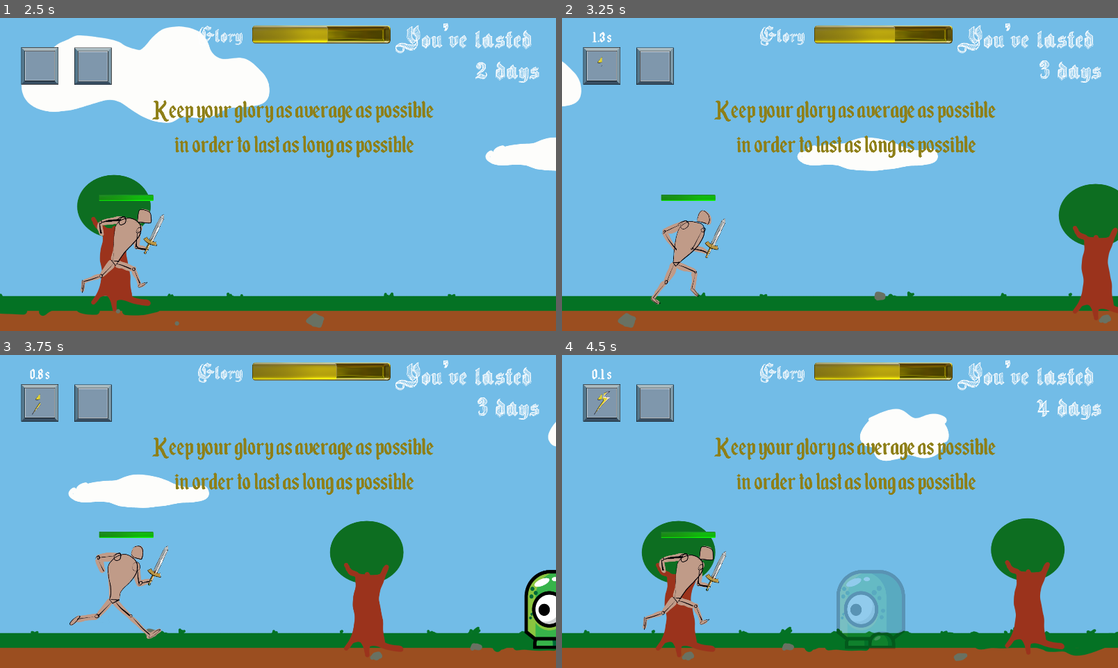
Above: before the commit, frames 1-4 (two rows, left to right).
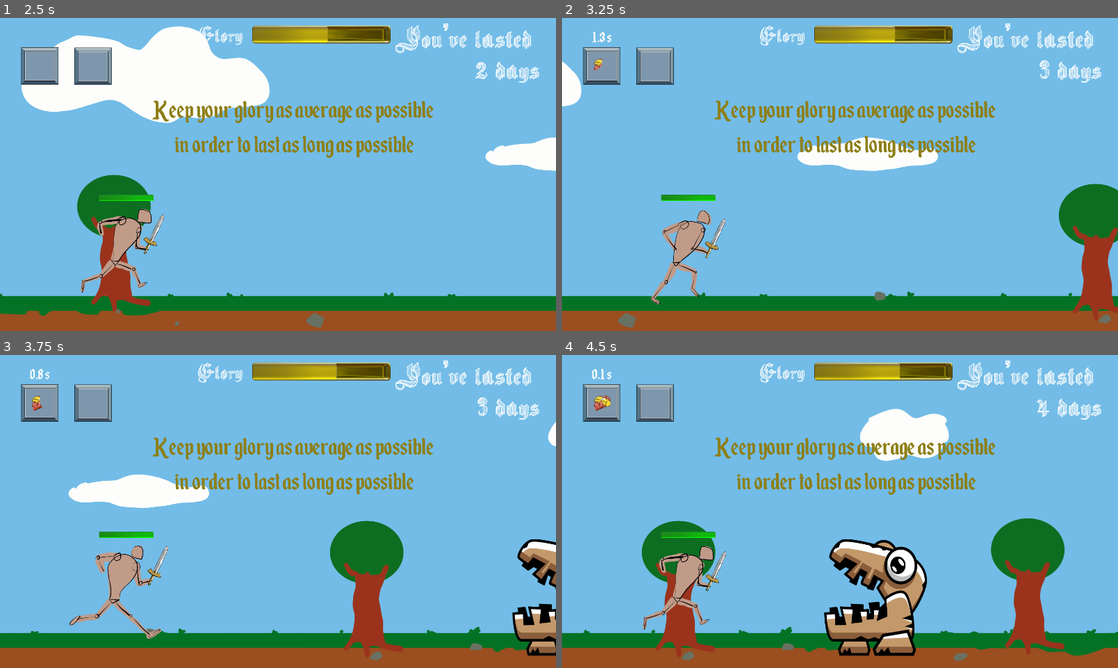
Above: after the commit, the same moments.

Repository: S-Blanco/GMTK_gamejam2023
Game: Godot game, scene res://Src/UI/StartGameScreen.tscn
The game is run twice, just before and just after one commit, with the same random seed, the same clock (stepped at 60 frames per second) and the same inputs.
Inputs:
- Up to frame 1 (2.5 s): click "Start New Game" at 0.5 s; tap Enter at 1.25, 2.1 s; hold Right (ui_right) 1.28-2.03 s; hold A (test) 1.28-2.03 s; tap Space at 1.52, 2.27 s; hold Left (ui_left) from 2.03 s (still down)
- Up to frame 2 (3.25 s): release Left (ui_left) at 2.78 s; hold Right (ui_right) from 2.78 s (still down); hold A (test) from 2.78 s (still down)
- Up to frame 3 (3.75 s): keep holding Right (ui_right); release A (test) at 3.53 s; tap Enter at 3.6 s
- Up to frame 4 (4.5 s): tap Space at 3.77 s; release Right (ui_right) at 4.28 s; hold Left (ui_left) from 4.28 s (still down); hold A (test) from 4.28 s (still down)

Frame 1 is identical in both runs. In frame 2, less than 0.1% of the frame differs, in the area x 5-8%, y 12-17%; in frame 3, 2.2%; in frame 4, 5.6%, in the area x 5-66%, y 11-97%.

Commit message:
Powers are their own node, rng is busted

Diff:
--- /dev/null
+++ b/Game/Src/Powers/LightningPower.gd
@@ -0,0 +1,7 @@
+extends "res://Src/Powers/Powers.gd"
+
+export var texture = preload("res://Assets/UI/LightningPwr.png")
+
+func lightning(closest_enemy):
+	if closest_enemy != null:
+		closest_enemy.die()
--- /dev/null
+++ b/Game/Src/Powers/LightningPower.tscn
@@ -0,0 +1,6 @@
+[gd_scene load_steps=2 format=2]
+
+[ext_resource path="res://Src/Powers/LightningPower.gd" type="Script" id=1]
+
+[node name="LightningPower" type="Node"]
+script = ExtResource( 1 )
--- /dev/null
+++ b/Game/Src/Powers/PotionPower.gd
@@ -0,0 +1,7 @@
+extends "res://Src/Powers/Powers.gd"
+
+export var texture = preload("res://Assets/UI/PotionPwr.png")
+
+func potion(characterStats):
+	var playerHealth = characterStats.get_health()
+	characterStats.set_health(playerHealth+10)
--- /dev/null
+++ b/Game/Src/Powers/PotionPower.tscn
@@ -0,0 +1,6 @@
+[gd_scene load_steps=2 format=2]
+
+[ext_resource path="res://Src/Powers/PotionPower.gd" type="Script" id=1]
+
+[node name="PotionPower" type="Node"]
+script = ExtResource( 1 )
--- /dev/null
+++ b/Game/Src/Powers/Powers.gd
@@ -0,0 +1,38 @@
+extends Node
+
+onready var lightning = $LightningPower
+onready var potion = $PotionPower
+onready var slippery = $SlipperyHandsPower
+
+var rng
+
+signal glory_increment(value)
+signal health_increase(value)
+
+func _ready() -> void:
+	randomize()
+	rng = RandomNumberGenerator.new()
+
+func call_pwr(slots,pwrList,toggle,otherArgs: Dictionary = {'stats':null,'enemy':null}):
+	if not toggle.isEmpty:
+		match slots:
+			pwrList.lightning:
+				lightning.lightning(otherArgs['enemy'])
+				toggle.change_to_empty_texture()
+			pwrList.potion:
+				potion.potion(otherArgs['stats'])
+				toggle.change_to_empty_texture()
+			pwrList.slippery_hands:
+				slippery.slippery_hands()
+				toggle.change_to_empty_texture()
+
+func fill_empty(toggles,slots) -> void:
+	var idx = rng.randi_range(0, 3)
+	if toggles[0].isEmpty:
+		toggles[0].filling(idx)
+		slots[0] = idx
+		return
+	elif not (toggles[0].isEmpty) and toggles[1].isEmpty:
+		toggles[1].filling(idx)
+		slots[1] = idx
+		return
--- /dev/null
+++ b/Game/Src/Powers/Powers.tscn
@@ -0,0 +1,15 @@
+[gd_scene load_steps=5 format=2]
+
+[ext_resource path="res://Src/Powers/LightningPower.tscn" type="PackedScene" id=1]
+[ext_resource path="res://Src/Powers/PotionPower.tscn" type="PackedScene" id=2]
+[ext_resource path="res://Src/Powers/SlipperyHandsPower.tscn" type="PackedScene" id=3]
+[ext_resource path="res://Src/Powers/Powers.gd" type="Script" id=4]
+
+[node name="Powers" type="Node"]
+script = ExtResource( 4 )
+
+[node name="LightningPower" parent="." instance=ExtResource( 1 )]
+
+[node name="PotionPower" parent="." instance=ExtResource( 2 )]
+
+[node name="SlipperyHandsPower" parent="." instance=ExtResource( 3 )]
--- /dev/null
+++ b/Game/Src/Powers/SlipperyHandsPower.gd
@@ -0,0 +1,6 @@
+extends "res://Src/Powers/Powers.gd"
+
+export var texture = preload("res://Assets/UI/SlipperyHandPwr.png")
+
+func slippery_hands():
+	emit_signal("glory_increment",-10)
--- /dev/null
+++ b/Game/Src/Powers/SlipperyHandsPower.tscn
@@ -0,0 +1,6 @@
+[gd_scene load_steps=2 format=2]
+
+[ext_resource path="res://Src/Powers/SlipperyHandsPower.gd" type="Script" id=1]
+
+[node name="SlipperyHandsPower" type="Node"]
+script = ExtResource( 1 )
--- a/Game/Src/TestEnemyMovement.gd
+++ b/Game/Src/TestEnemyMovement.gd
@@ -3,7 +3,6 @@
 signal hero_starts_fighting
 signal hero_runs_again # Cleme emits this signal when hero won fight
 signal hero_died # Cleme emits this signal when hero lost fight
-signal potion
 signal glory_increased(value)
 
 export(PackedScene) var enemyScn = preload("res://Src/Characters/Enemy.tscn")
@@ -34,9 +33,10 @@
 onready var charSprite = $Character/Sprite
 onready var toggle1 = $Power1Toggle
 onready var toggle2 = $Power2Toggle
+onready var toggles = [toggle1,toggle2]
 onready var stopScroll = 800
 onready var scrollDist = 0
-onready var timer = $Timer
+onready var powersNode = $Powers
 
 onready var enemies = [enemyScn,enemyScn2,enemyScn3,enemyScn4,enemyScn5,enemyScn6,enemyScn7,enemyScn8,enemyScn9,enemyScn10]
 
@@ -84,7 +84,7 @@
 	curr_pixel_speed = base_pixel_speed
 	curr_scroll_speed = base_scroll_speed
 	init_child_num = len(self.get_children())
-	fill_empty()
+	powersNode.fill_empty(toggles,power_slots)
 
 # Called every frame. 'delta' is the elapsed time since the previous frame.
 func _process(delta):
@@ -181,10 +181,10 @@
 	charPlayer.play()
 
 func _on_PlayerControls_power1():
-	call_pwr(power_slots[0],powers,power1_toggle)
+	powersNode.call_pwr(power_slots[0],powers,power1_toggle,{'enemy':closest_enemy,'stats':characterStats})
 
 func _on_PlayerControls_power2():
-	call_pwr(power_slots[1],powers,power2_toggle)
+	powersNode.call_pwr(power_slots[1],powers,power2_toggle,{'enemy':closest_enemy,'stats':characterStats})
 
 func spawn_player():
 	var newPlayer
@@ -195,42 +195,11 @@
 	tween.interpolate_property(newPlayer, "position:x",PLAYER_SPAWN_X,242,2,Tween.TRANS_CUBIC, Tween.EASE_IN)
 	tween.start()
 
-func lightning():
-	if closest_enemy != null:
-		closest_enemy.die()
-
-func slippery_hands():
-	emit_signal("glory_increased",-10)
-
-func potion():
-	emit_signal('potion')
-
-func call_pwr(slots,pwrList,toggle):
-	if not toggle.isEmpty:
-		match slots:
-			pwrList.lightning:
-				lightning()
-				toggle.change_to_empty_texture()
-			pwrList.potion:
-				potion()
-				toggle.change_to_empty_texture()
-			pwrList.slippery_hands:
-				slippery_hands()
-				toggle.change_to_empty_texture()
-
-func fill_empty() -> void:
-	var idx = rng.randi_range(0, 3)
-	if power1_toggle.isEmpty:
-		power1_toggle.filling(idx)
-		power_slots[0] = idx
-		return
-	elif not (power1_toggle.isEmpty) and power2_toggle.isEmpty:
-		power2_toggle.filling(idx)
-		power_slots[1] = idx
-		return
-
 func _on_Power1Toggle_done_filling():
-	fill_empty()
+	powersNode.fill_empty(toggles,power_slots)
 
 func _on_Power2Toggle_done_filling():
-	fill_empty()
+	powersNode.fill_empty(toggles,power_slots)
+
+func _on_Powers_glory_increment(value) -> void:
+	emit_signal("glory_increased",value)
--- a/Game/Src/TestEnemyMovement.tscn
+++ b/Game/Src/TestEnemyMovement.tscn
@@ -1,10 +1,11 @@
-[gd_scene load_steps=6 format=2]
+[gd_scene load_steps=7 format=2]
 
 [ext_resource path="res://Src/UI/PlayerControls.tscn" type="PackedScene" id=1]
 [ext_resource path="res://Src/World/Background.tscn" type="PackedScene" id=2]
 [ext_resource path="res://Src/TestEnemyMovement.gd" type="Script" id=3]
 [ext_resource path="res://Src/Characters/Character.tscn" type="PackedScene" id=4]
 [ext_resource path="res://Src/UI/ToggleButton.tscn" type="PackedScene" id=5]
+[ext_resource path="res://Src/Powers/Powers.tscn" type="PackedScene" id=6]
 
 [node name="TestEnemyMovement" type="Control"]
 margin_right = 40.0
@@ -39,9 +40,12 @@
 margin_bottom = 1231.0
 texture_id = 3
 
+[node name="Powers" parent="." instance=ExtResource( 6 )]
+
 [connection signal="focus_entered" from="Character/PlayerControls" to="." method="_on_PlayerControls_focus_entered"]
 [connection signal="power1" from="Character/PlayerControls" to="." method="_on_PlayerControls_power1"]
 [connection signal="power2" from="Character/PlayerControls" to="." method="_on_PlayerControls_power2"]
 [connection signal="script_changed" from="Character/PlayerControls" to="." method="_on_PlayerControls_script_changed"]
 [connection signal="done_filling" from="Power1Toggle" to="." method="_on_Power1Toggle_done_filling"]
 [connection signal="done_filling" from="Power2Toggle" to="." method="_on_Power2Toggle_done_filling"]
+[connection signal="glory_increment" from="Powers" to="." method="_on_Powers_glory_increment"]
--- a/Game/Src/UI/PlayerStats.gd
+++ /dev/null
@@ -1,19 +0,0 @@
-extends Node2D
-
-
-# Declare member variables here. Examples:
-# var a = 2
-# var b = "text"
-export var maxHealth = 100
-export var health = 100
-
-signal health_changed
-
-# Called when the node enters the scene tree for the first time.
-func _ready():
-	pass # Replace with function body.
-
-
-# Called every frame. 'delta' is the elapsed time since the previous frame.
-#func _process(delta):
-#	pass
--- a/Game/Src/World/world.gd
+++ b/Game/Src/World/world.gd
@@ -68,7 +68,7 @@
 	else:
 		pass
 
-func _on_TestEnemyMovement_potion():
-	var playerHealth = characterStats.get_health()
-	characterStats.set_health(playerHealth+10)
-#	$CanvasLayer/HealthUI.set_damage(-0.05)
+#func _on_TestEnemyMovement_potion():
+#	var playerHealth = characterStats.get_health()
+#	characterStats.set_health(playerHealth+10)
+##	$CanvasLayer/HealthUI.set_damage(-0.05)
--- a/Game/Src/World/world.tscn
+++ b/Game/Src/World/world.tscn
@@ -154,9 +154,10 @@
 [connection signal="hero_died" from="TestEnemyMovement" to="." method="_on_TestEnemyMovement_hero_died"]
 [connection signal="hero_runs_again" from="TestEnemyMovement" to="." method="_on_TestEnemyMovement_hero_runs_again"]
 [connection signal="hero_starts_fighting" from="TestEnemyMovement" to="." method="_on_TestEnemyMovement_hero_starts_fighting"]
-[connection signal="potion" from="TestEnemyMovement" to="." method="_on_TestEnemyMovement_potion"]
+[connection signal="health_changed" from="TestEnemyMovement/Character/PlayerStats" to="CanvasLayer/HealthUI" method="_on_PlayerStats_health_changed"]
 [connection signal="power1" from="TestEnemyMovement/Character/PlayerControls" to="CanvasLayer/PressSpace" method="_on_PlayerControls_power1"]
 [connection signal="power2" from="TestEnemyMovement/Character/PlayerControls" to="CanvasLayer/PressEnter" method="_on_PlayerControls_power2"]
+[connection signal="health_increase" from="TestEnemyMovement/Powers" to="CanvasLayer/HealthUI" method="_on_Powers_health_increase"]
 [connection signal="glory_changed" from="CanvasLayer/GloryUI" to="TestEnemyMovement/Character/SwordPosition/sword" method="_on_GloryUI_glory_changed"]
 [connection signal="timeout" from="Timer" to="CanvasLayer/GlobalInstruction" method="_on_Timer_timeout"]
 
